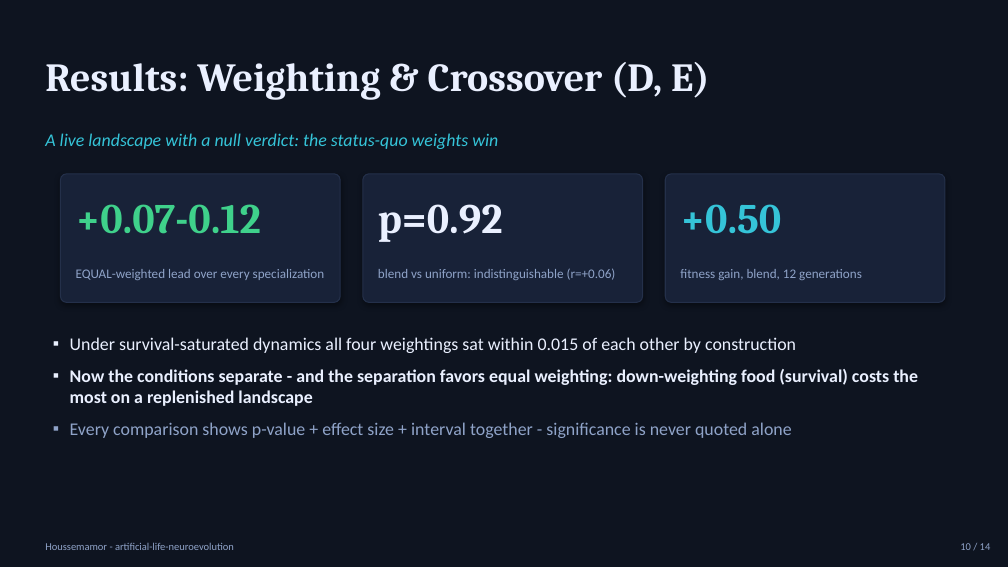
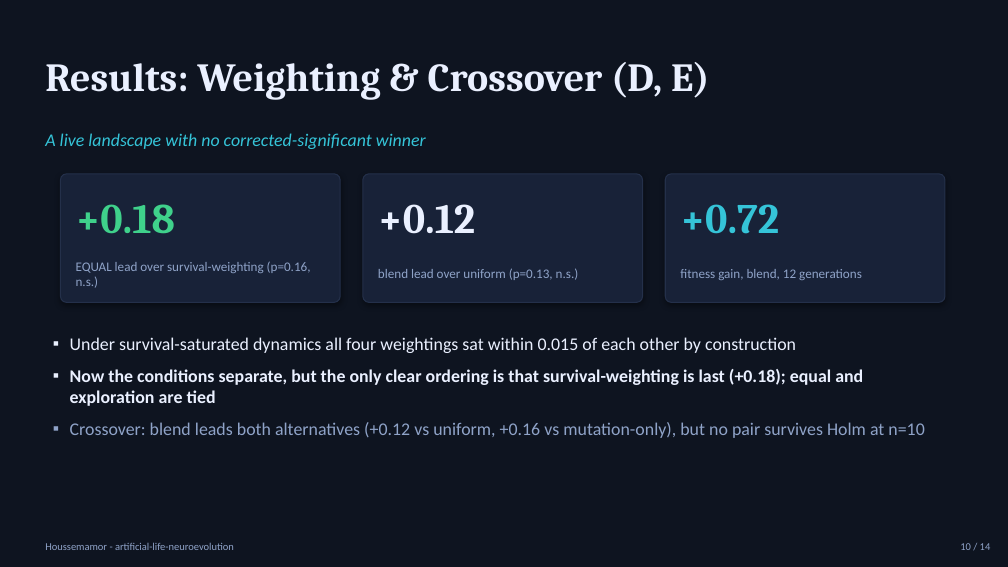
Before and after one commit to Houssemamor/ARTIFICIAL-LIFE-Simulation-Using-Neuroevolution-and-Genetic-Algorithms, a slide deck: slide 10 of docs/presentation_deck.pptx. Drawn at 1008x567 pixels with LibreOffice and Linux fonts; fonts in the diff are those of the drawing. Boxes give left, top, right and bottom in pixels: in the first picture for what was removed or moved away, otherwise in the second. Text is boxed around its words. In the diff, an @@ line names an element or a change of style, - is before the commit and + after.

Commit message:
feat(sim): solidify 40px obstacles and add role-specific coevolution incentives - centralize agent/obstacle geometry and make obstacle sensing, collision separation, rendering, and spawn clearance use the same 40px solid body - recalibrate and regenerate fitness-normalized experiments, showcase, dashboard findings, and presentation artifacts for the new dynamics - add optional prey/predator fitness weight overrides and tune predator weights to reward captures more strongly without changing network topology - fix generalization dashboard takeaway/verdict for non-positive gaps and update docs/tests to reflect regenerated results

```diff
--- a/docs/presentation_deck.pptx
+++ b/docs/presentation_deck.pptx
@@ text at bbox=[45, 133, 426, 149]: text changed @@
-A live landscape with a null verdict: the status-quo weights win
+A live landscape with no corrected-significant winner
@@ text at bbox=[76, 204, 175, 234]: text changed @@
-+0.07-0.12
++0.18
@@ text at bbox=[378, 204, 475, 234]: text changed @@
-p=0.92
++0.12
@@ text at bbox=[680, 204, 779, 234]: text changed @@
-+0.50
++0.72
@@ text at bbox=[76, 261, 311, 288]: text changed @@
-EQUAL-weighted lead over every specialization
+EQUAL lead over survival-weighting (p=0.16, n.s.)
@@ text at bbox=[378, 268, 579, 280]: text changed @@
-blend vs uniform: indistinguishable (r=+0.06)
+blend lead over uniform (p=0.13, n.s.)
@@ text at bbox=[70, 369, 924, 438]: text changed @@
-▪ Now the conditions separate - and the separation favors equal weighting: down-weighting food (survival) costs the most on a replenished landscape
-▪ Every comparison shows p-value + effect size + interval together - significance is never quoted alone
+▪ Now the conditions separate, but the only clear ordering is that survival-weighting is last (+0.18); equal and exploration are tied
+▪ Crossover: blend leads both alternatives (+0.12 vs uniform, +0.16 vs mutation-only), but no pair survives Holm at n=10
```
Also in this commit, not shown: 9 other slides changed, 47 other files.
